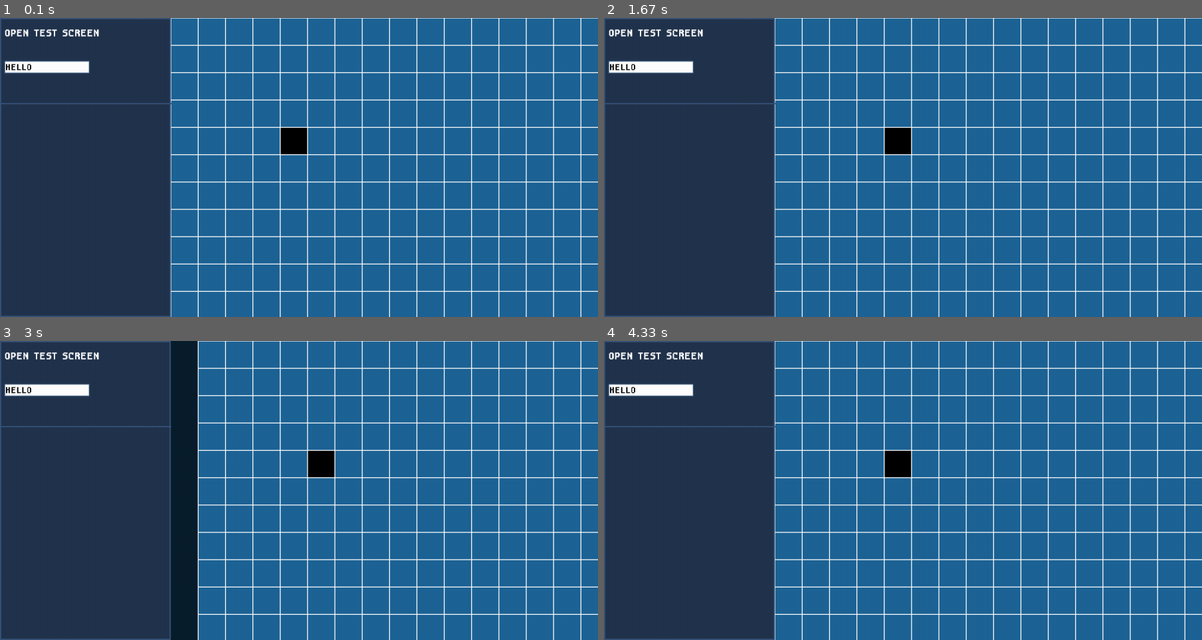
Above: before the commit, frames 1-4 (two rows, left to right).
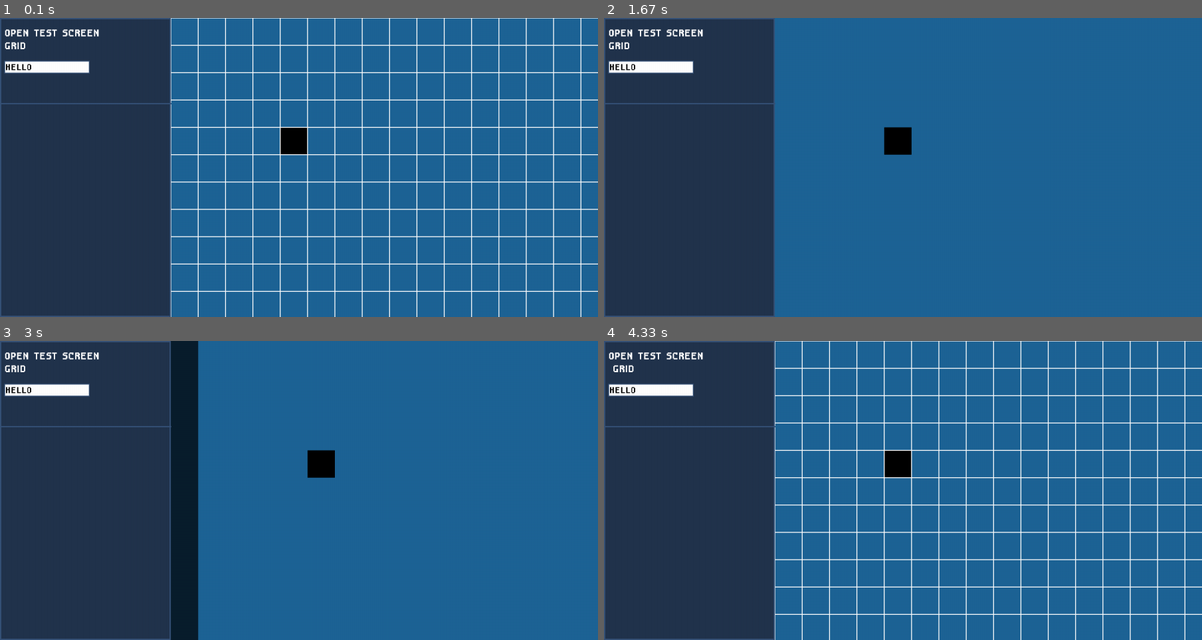
Above: after the commit, the same moments.

Repository: ImYourDope/PyGameLevelDesigner
Game: pygame game, started from main.py
Two runs of this game, one before a commit and one after it. Both use one fixed random seed, a clock stepped at 60 frames per second and the inputs below.
Inputs (mouse positions are in pixels of both pictures, inside the frame that each line leads up to):
- Up to frame 1 (0.1 s): no input
- Up to frame 2 (1.67 s): click "OPEN TEST SCREEN" at 0.38 s; click (908, 185) at 0.72 s; click (615, 44) at 1.05 s, where only the run after the commit has a clickable "GRID"; click (1124, 272) at 1.38 s
- Up to frame 3 (3 s): click (382, 361) at 2.22 s; click (526, 604) at 2.55 s; click (203, 391) at 2.88 s
- Up to frame 4 (4.33 s): click (1178, 490) at 3.72 s; click (621, 367) at 4.05 s, where only the run after the commit has a clickable "GRID"

The runs differ from the first frame. In frame 1, less than 0.1% of the frame differs, in the area x 0-5%, y 8-11%; in frame 2, 6.7%, in the area x 0-100%, y 0-100%; in frame 3, 6.4%; in frame 4, less than 0.1%.

Commit message:
Checkpoint

Diff:
--- a/buttons.py
+++ b/buttons.py
@@ -1,5 +1,5 @@
 from Interface.button import *
-from grid import grid_button
+from grid import toggle_grid
 from popupscreens import *
 
 from event_manager import event_manager
--- a/grid.py
+++ b/grid.py
@@ -5,7 +5,7 @@
 grid.fill(grid_colorkey)
 
 
-def grid_button():
+def toggle_grid(e):
     event_manager.grid_on = not event_manager.grid_on
 
 
--- a/interface.xml
+++ b/interface.xml
@@ -13,6 +13,16 @@
             x="20"
             y="20"/>
     </Button>
+    <Button
+        id="grid-button"
+        x="10"
+        y="50"
+        text="GRID">
+
+        <Hover
+            x="20"
+            y="50"/>
+    </Button>
     <Input
         id="input"
         x="10"
--- a/main.py
+++ b/main.py
@@ -5,9 +5,9 @@
 from userinterface import *
 from canvas import *
 from grid import *
-from buttons import *
-from inputlines import *
-from popupscreens import *
+# from buttons import *
+# from inputlines import *
+# from popupscreens import *
 
 from event_manager import event_manager, dom_event_manager
 from XML_parser import XMLParser
@@ -27,6 +27,8 @@
 
 dom_event_manager.init_dom(dom)
 
+dom_event_manager.onclick('grid-button', toggle_grid)
+
 # CREATE SECTION
 # create_popup_screen_buttons(screen)
 # create_popup_screen_inputlines(screen)
@@ -35,7 +37,7 @@
 # create_main_screen_inputlines(screen)
 create_scrolling_cursors()
 
-dom_event_manager.oninput('input', lambda _: print(dom[1].text))
+dom_event_manager.oninput('input', lambda _: print(dom[2].text))
 
 while True:
 
